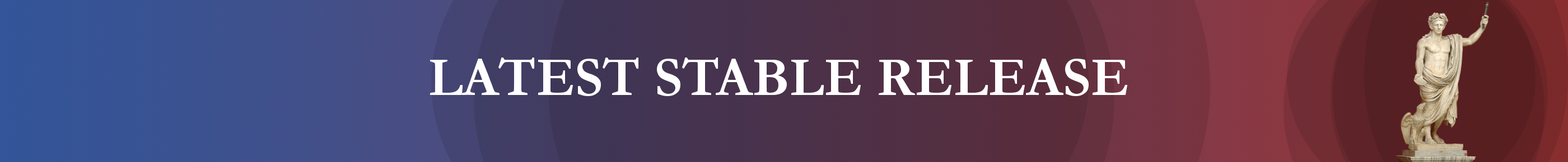
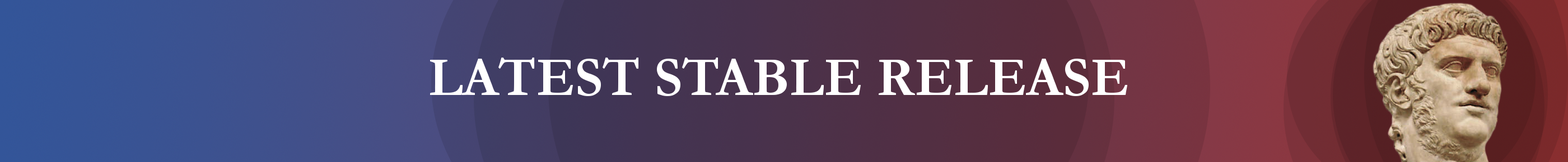
Two versions of the same layered image (1568 × 162). Layer-by-layer changes:
renamed "claudius" to "nero", painted on it over bbox(1372, 1, 1509, 162)
